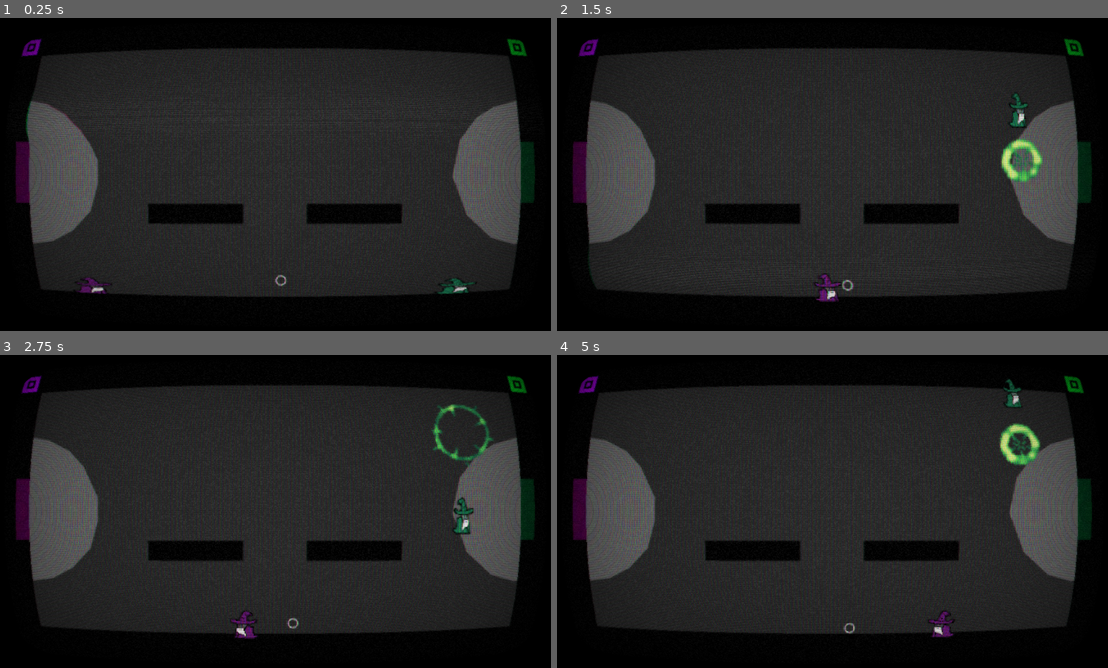
Above: before the commit, frames 1-4 (two rows, left to right).
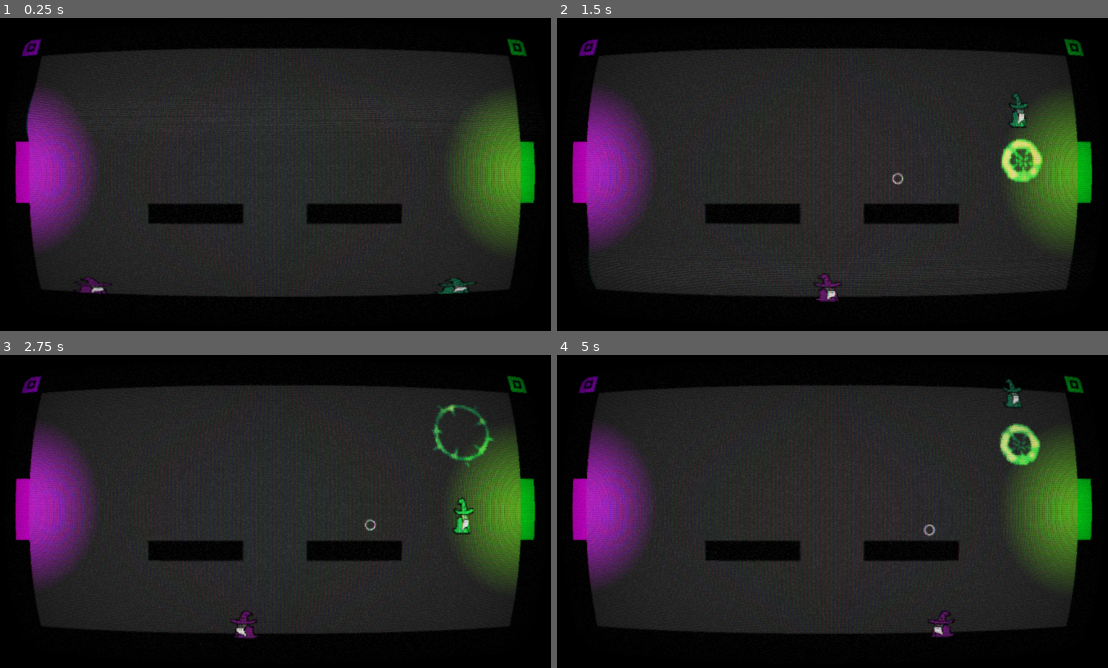
Above: after the commit, the same moments.

Repository: githubScratch/Death_Pong
Game: Godot game, scene res://ARENAS/arena.tscn
The game is run twice, just before and just after one commit, with the same random seed, the same clock (stepped at 60 frames per second) and the same inputs.
Inputs:
- Up to frame 1 (0.25 s): no input
- Up to frame 2 (1.5 s): hold D (right1) from 0.53 s (still down); tap Up (ui_up) at 0.6, 0.77, 1.07, 1.35 s
- Up to frame 3 (2.75 s): tap Up (ui_up) at 1.52, 1.82, 2.1 s; release D (right1) at 2.03 s; hold A (left1) from 2.03 s (still down)
- Up to frame 4 (5 s): release A (left1) at 2.78 s; hold D (right1) 2.78-4.28 s; tap Up (ui_up) at 2.85, 3.02, 3.32, 3.6, 3.77, 4.07, 4.35, 4.52, 4.82 s; hold A (left1) from 4.28 s (still down)

The runs differ from the first frame. In frame 1, 10% of the frame differs, in the area x 2-98%, y 23-86%; in frame 2, 10%; in frame 3, 10%; in frame 4, 10%, in the area x 2-98%, y 23-90%.

Commit message:
moving goals and goal glow

Diff:
--- a/ARENAS/arena.gd
+++ b/ARENAS/arena.gd
@@ -3,20 +3,40 @@
 var player1_score = 0
 var player2_score = 0
 @onready var hud: Node2D = $HUD
-@onready var ball: Node2D = $Ball
+#@onready var ball: Node2D = $Ball
+
+var current_instance: Node = null
+@export var instance_scene: PackedScene
 
 # Called when the node enters the scene tree for the first time.
 func _ready() -> void:
+	create_new_instance()
 	pass # Replace with function body.
 
 # Called every frame. 'delta' is the elapsed time since the previous frame.
 func _process(delta: float) -> void:
 	pass
 
+func create_new_instance():
+	# First, remove any existing instance
+	if is_instance_valid(current_instance):
+		current_instance.queue_free()
+		current_instance = null
+
+	# Check if scene is assigned using is_instance_valid
+	if is_instance_valid(instance_scene):
+		await get_tree().create_timer(0.5).timeout
+		var instance = instance_scene.instantiate()
+		instance.global_position = Vector2(576,320)
+		get_tree().current_scene.add_child(instance)
+		current_instance = instance
+
 func _on_goal_left_body_entered(body: Node2D) -> void:
 	if body.is_in_group("ball"):
 		player2_score += 1
 		hud.update_score(player1_score, player2_score)
+		await get_tree().create_timer(0.2).timeout
+		create_new_instance()
 		#emit_signal("goal_left_scored")
 		#reset_ball()
 
@@ -25,7 +45,8 @@
 	if body.is_in_group("ball"):
 		player1_score += 1
 		hud.update_score(player1_score, player2_score)
-
+		await get_tree().create_timer(0.2).timeout
+		create_new_instance()
 		#emit_signal("goal_right_scored")
 		#reset_ball()
 
--- a/ARENAS/arena.tscn
+++ b/ARENAS/arena.tscn
@@ -1,26 +1,27 @@
-[gd_scene load_steps=16 format=3 uid="uid://dgpeqxyiiriwx"]
+[gd_scene load_steps=17 format=3 uid="uid://dgpeqxyiiriwx"]
 
 [ext_resource type="Script" uid="uid://dg4utk7dcltn2" path="res://ARENAS/arena.gd" id="1_3ujay"]
 [ext_resource type="PackedScene" uid="uid://6pxseqnx1718" path="res://PLAYERS/wizard_1.tscn" id="1_4j1kj"]
 [ext_resource type="PackedScene" uid="uid://il58hnsuqbax" path="res://PLAYERS/wizard_2.tscn" id="2_uo83q"]
 [ext_resource type="PackedScene" uid="uid://y5oxfkoo8240" path="res://ARENAS/ball.tscn" id="3_uo83q"]
 [ext_resource type="PackedScene" uid="uid://cjh86iplxrtmc" path="res://MENUS/HUD.tscn" id="5_0fd2y"]
+[ext_resource type="Texture2D" uid="uid://cn2njurkxp3iq" path="res://ARENAS/2d_lights_and_shadows_neutral_point_light.webp" id="5_55po1"]
 [ext_resource type="Shader" uid="uid://c3fmb76te1444" path="res://ARENAS/VHS.gdshader" id="6_2udws"]
 
 [sub_resource type="RectangleShape2D" id="RectangleShape2D_444vf"]
 size = Vector2(1146, 67.25)
 
+[sub_resource type="CircleShape2D" id="CircleShape2D_2udws"]
+radius = 152.84
+
+[sub_resource type="RectangleShape2D" id="RectangleShape2D_3ujay"]
+size = Vector2(24, 128)
+
+[sub_resource type="RectangleShape2D" id="RectangleShape2D_0fd2y"]
+size = Vector2(24, 127.5)
+
 [sub_resource type="RectangleShape2D" id="RectangleShape2D_uo83q"]
 size = Vector2(192, 40)
-
-[sub_resource type="RectangleShape2D" id="RectangleShape2D_3ujay"]
-size = Vector2(32, 128)
-
-[sub_resource type="RectangleShape2D" id="RectangleShape2D_0fd2y"]
-size = Vector2(31, 127.5)
-
-[sub_resource type="CircleShape2D" id="CircleShape2D_2udws"]
-radius = 152.84
 
 [sub_resource type="ShaderMaterial" id="ShaderMaterial_55po1"]
 shader = ExtResource("6_2udws")
@@ -46,35 +47,6 @@
 shader_parameter/vignette_intensity = 0.4
 shader_parameter/vignette_opacity = 0.5
 
-[sub_resource type="Animation" id="Animation_2udws"]
-resource_name = "platforms"
-length = 14.0
-loop_mode = 1
-tracks/0/type = "value"
-tracks/0/imported = false
-tracks/0/enabled = true
-tracks/0/path = NodePath("Arena/Left_Plat:position")
-tracks/0/interp = 1
-tracks/0/loop_wrap = true
-tracks/0/keys = {
-"times": PackedFloat32Array(0, 2, 3.9, 5.86667, 7.9, 9.9, 10.9, 12.9, 13.9),
-"transitions": PackedFloat32Array(1, 1, 1, 1, 1, 1, 1, 1, 1),
-"update": 0,
-"values": [Vector2(320, 384), Vector2(320, 384), Vector2(128, 384), Vector2(128, 384), Vector2(320, 384), Vector2(320, 384), Vector2(384, 384), Vector2(384, 384), Vector2(320, 384)]
-}
-tracks/1/type = "value"
-tracks/1/imported = false
-tracks/1/enabled = true
-tracks/1/path = NodePath("Arena/Right_Plat:position")
-tracks/1/interp = 1
-tracks/1/loop_wrap = true
-tracks/1/keys = {
-"times": PackedFloat32Array(0, 2.03333, 3.9, 5.86667, 7.93333, 9.9, 10.9, 12.9, 13.9),
-"transitions": PackedFloat32Array(1, 1, 1, 1, 1, 1, 1, 1, 1),
-"update": 0,
-"values": [Vector2(640, 384), Vector2(640, 384), Vector2(832, 384), Vector2(832, 384), Vector2(640, 384), Vector2(640, 384), Vector2(576, 384), Vector2(576, 384), Vector2(640, 384)]
-}
-
 [sub_resource type="Animation" id="Animation_55po1"]
 length = 0.001
 tracks/0/type = "value"
@@ -101,6 +73,83 @@
 "update": 0,
 "values": [Vector2(640, 384)]
 }
+tracks/2/type = "value"
+tracks/2/imported = false
+tracks/2/enabled = true
+tracks/2/path = NodePath("Arena/walls/left:position")
+tracks/2/interp = 1
+tracks/2/loop_wrap = true
+tracks/2/keys = {
+"times": PackedFloat32Array(0),
+"transitions": PackedFloat32Array(1),
+"update": 0,
+"values": [Vector2(0, 0)]
+}
+tracks/3/type = "value"
+tracks/3/imported = false
+tracks/3/enabled = true
+tracks/3/path = NodePath("Arena/walls/right:position")
+tracks/3/interp = 1
+tracks/3/loop_wrap = true
+tracks/3/keys = {
+"times": PackedFloat32Array(0),
+"transitions": PackedFloat32Array(1),
+"update": 0,
+"values": [Vector2(0, 0)]
+}
+
+[sub_resource type="Animation" id="Animation_2udws"]
+resource_name = "platforms"
+length = 16.0
+loop_mode = 1
+tracks/0/type = "value"
+tracks/0/imported = false
+tracks/0/enabled = true
+tracks/0/path = NodePath("Arena/Left_Plat:position")
+tracks/0/interp = 1
+tracks/0/loop_wrap = true
+tracks/0/keys = {
+"times": PackedFloat32Array(0, 2, 3.9, 5.86667, 7.9, 9.9, 10.9, 12.9, 13.9),
+"transitions": PackedFloat32Array(1, 1, 1, 1, 1, 1, 1, 1, 1),
+"update": 0,
+"values": [Vector2(320, 384), Vector2(320, 384), Vector2(128, 384), Vector2(128, 384), Vector2(320, 384), Vector2(320, 384), Vector2(384, 384), Vector2(384, 384), Vector2(320, 384)]
+}
+tracks/1/type = "value"
+tracks/1/imported = false
+tracks/1/enabled = true
+tracks/1/path = NodePath("Arena/Right_Plat:position")
+tracks/1/interp = 1
+tracks/1/loop_wrap = true
+tracks/1/keys = {
+"times": PackedFloat32Array(0, 2.03333, 3.9, 5.86667, 7.93333, 9.9, 11.0333, 12.9, 13.9),
+"transitions": PackedFloat32Array(1, 1, 1, 1, 1, 1, 1, 1, 1),
+"update": 0,
+"values": [Vector2(640, 384), Vector2(640, 384), Vector2(832, 384), Vector2(832, 384), Vector2(640, 384), Vector2(640, 384), Vector2(576, 384), Vector2(576, 384), Vector2(640, 384)]
+}
+tracks/2/type = "value"
+tracks/2/imported = false
+tracks/2/enabled = true
+tracks/2/path = NodePath("Arena/walls/left:position")
+tracks/2/interp = 1
+tracks/2/loop_wrap = true
+tracks/2/keys = {
+"times": PackedFloat32Array(0.0333333, 2.03333, 3.96667, 5.9, 7.96667, 9.96667, 12.0667, 14.0333, 16.0333),
+"transitions": PackedFloat32Array(1, 1, 1, 1, 1, 1, 1, 1, 1),
+"update": 0,
+"values": [Vector2(0, 0), Vector2(0, 0), Vector2(0, -128), Vector2(0, -128), Vector2(0, 0), Vector2(0, 0), Vector2(0, 128), Vector2(0, 128), Vector2(0, -31.6372)]
+}
+tracks/3/type = "value"
+tracks/3/imported = false
+tracks/3/enabled = true
+tracks/3/path = NodePath("Arena/walls/right:position")
+tracks/3/interp = 1
+tracks/3/loop_wrap = true
+tracks/3/keys = {
+"times": PackedFloat32Array(0, 2.03333, 4, 5.93333, 7.93333, 9.96667, 12.0333, 14.0667),
+"transitions": PackedFloat32Array(1, 1, 1, 1, 1, 1, 1, 1),
+"update": 0,
+"values": [Vector2(0, 0), Vector2(0, 0), Vector2(0, -128), Vector2(0, -128), Vector2(0, 0), Vector2(0, 0), Vector2(0, 128), Vector2(0, 128)]
+}
 
 [sub_resource type="AnimationLibrary" id="AnimationLibrary_a13du"]
 _data = {
@@ -110,6 +159,7 @@
 
 [node name="Node2D" type="Node2D"]
 script = ExtResource("1_3ujay")
+instance_scene = ExtResource("3_uo83q")
 
 [node name="Arena" type="Node2D" parent="."]
 
@@ -129,14 +179,95 @@
 
 [node name="CollisionPolygon2D2" type="CollisionPolygon2D" parent="Arena/walls/right"]
 position = Vector2(1088, 0)
-polygon = PackedVector2Array(0, 0, 64, 0, 64, 640, 0, 640, 0, 384, 32, 384, 32, 256, 0, 256)
+polygon = PackedVector2Array(0, -448, 64, -448, 64, 1088, 0, 1088, 0, 384, 32, 384, 32, 256, 0, 256)
+
+[node name="ColorRect6" type="ColorRect" parent="Arena/walls/right"]
+offset_left = 1088.0
+offset_top = -448.0
+offset_right = 1152.0
+offset_bottom = 1088.0
+color = Color(0, 0, 0, 1)
+
+[node name="Zone_Right" type="Area2D" parent="Arena/walls/right"]
+collision_layer = 4
+collision_mask = 4
+
+[node name="CollisionShape2D2" type="CollisionShape2D" parent="Arena/walls/right/Zone_Right"]
+visible = false
+position = Vector2(1088, 320)
+shape = SubResource("CircleShape2D_2udws")
+
+[node name="Goal_Right" type="Area2D" parent="Arena/walls/right"]
+collision_layer = 4
+collision_mask = 4
+
+[node name="CollisionShape2D2" type="CollisionShape2D" parent="Arena/walls/right/Goal_Right"]
+position = Vector2(1108, 320)
+shape = SubResource("RectangleShape2D_3ujay")
+
+[node name="Polygon2D2" type="Polygon2D" parent="Arena/walls/right/Goal_Right"]
+visible = false
+z_index = -2
+position = Vector2(1024, 0)
+color = Color(1, 1, 1, 0.243137)
+polygon = PackedVector2Array(64, 168, 104, 176, 112, 464, 56, 472, 0, 456, -56, 408, -88, 328, -72, 256, -32, 208, 8, 184)
+
+[node name="greengoal" type="ColorRect" parent="Arena/walls/right/Goal_Right"]
+offset_left = 1088.0
+offset_top = 256.0
+offset_right = 1120.0
+offset_bottom = 384.0
+color = Color(0, 0.175341, 0.0765429, 1)
+
+[node name="PointLight2D" type="PointLight2D" parent="Arena/walls/right/Goal_Right"]
+z_index = 3
+position = Vector2(32, 312)
+color = Color(0.676316, 0.00118941, 0.801176, 1)
+energy = 10.0
+texture = ExtResource("5_55po1")
+texture_scale = 1.5
 
 [node name="left" type="StaticBody2D" parent="Arena/walls"]
 collision_layer = 2
 collision_mask = 7
 
+[node name="ColorRect5" type="ColorRect" parent="Arena/walls/left"]
+offset_top = -448.0
+offset_right = 64.0
+offset_bottom = 1088.0
+color = Color(0, 0, 0, 1)
+
 [node name="CollisionPolygon2D" type="CollisionPolygon2D" parent="Arena/walls/left"]
-polygon = PackedVector2Array(0, 0, 64, 0, 64, 256, 32, 256, 32, 384, 64, 384, 64, 640, 0, 640)
+polygon = PackedVector2Array(0, -448, 64, -448, 64, 256, 32, 256, 32, 384, 64, 384, 64, 1088, 0, 1088)
+
+[node name="Goal_Left" type="Area2D" parent="Arena/walls/left"]
+collision_layer = 4
+collision_mask = 4
+
+[node name="CollisionShape2D" type="CollisionShape2D" parent="Arena/walls/left/Goal_Left"]
+position = Vector2(44, 319.75)
+shape = SubResource("RectangleShape2D_0fd2y")
+
+[node name="Polygon2D" type="Polygon2D" parent="Arena/walls/left/Goal_Left"]
+visible = false
+z_index = -2
+color = Color(1, 1, 1, 0.243137)
+polygon = PackedVector2Array(64, 168, 104, 176, 152, 200, 184, 232, 216, 296, 216, 344, 200, 400, 160, 440, 112, 464, 56, 472, 0, 456, 8, 184)
+
+[node name="purpgoal" type="ColorRect" parent="Arena/walls/left/Goal_Left"]
+offset_left = 32.0
+offset_top = 256.0
+offset_right = 64.0
+offset_bottom = 384.0
+color = Color(0.256245, 2.1346e-05, 0.230627, 1)
+
+[node name="PointLight2D2" type="PointLight2D" parent="Arena/walls/left/Goal_Left"]
+z_index = 3
+position = Vector2(1104, 320)
+color = Color(0.218437, 0.520235, 0, 1)
+energy = 10.0
+texture = ExtResource("5_55po1")
+texture_scale = 1.5
 
 [node name="bottom" type="StaticBody2D" parent="Arena/walls"]
 position = Vector2(576, 609.625)
@@ -150,17 +281,6 @@
 offset_top = 576.0
 offset_right = 1152.0
 offset_bottom = 648.0
-color = Color(0, 0, 0, 1)
-
-[node name="ColorRect5" type="ColorRect" parent="Arena/walls"]
-offset_right = 64.0
-offset_bottom = 640.0
-color = Color(0, 0, 0, 1)
-
-[node name="ColorRect6" type="ColorRect" parent="Arena/walls"]
-offset_left = 1088.0
-offset_right = 1152.0
-offset_bottom = 640.0
 color = Color(0, 0, 0, 1)
 
 [node name="ColorRect7" type="ColorRect" parent="Arena/walls"]
@@ -182,6 +302,21 @@
 offset_bottom = 904.0
 color = Color(0, 0, 0, 1)
 
+[node name="Right_Plat" type="StaticBody2D" parent="Arena"]
+position = Vector2(640, 384)
+collision_layer = 2
+collision_mask = 7
+
+[node name="ColorRect9" type="ColorRect" parent="Arena/Right_Plat"]
+z_index = 1
+offset_right = 192.0
+offset_bottom = 40.0
+color = Color(0, 0, 0, 1)
+
+[node name="CollisionShape2D" type="CollisionShape2D" parent="Arena/Right_Plat"]
+position = Vector2(96, 20)
+shape = SubResource("RectangleShape2D_uo83q")
+
 [node name="Left_Plat" type="StaticBody2D" parent="Arena"]
 position = Vector2(320, 384)
 collision_layer = 2
@@ -197,74 +332,11 @@
 position = Vector2(96, 20)
 shape = SubResource("RectangleShape2D_uo83q")
 
-[node name="Right_Plat" type="StaticBody2D" parent="Arena"]
-position = Vector2(640, 384)
-collision_layer = 2
-collision_mask = 7
-
-[node name="ColorRect9" type="ColorRect" parent="Arena/Right_Plat"]
-z_index = 1
-offset_right = 192.0
-offset_bottom = 40.0
-color = Color(0, 0, 0, 1)
-
-[node name="CollisionShape2D" type="CollisionShape2D" parent="Arena/Right_Plat"]
-position = Vector2(96, 20)
-shape = SubResource("RectangleShape2D_uo83q")
-
 [node name="player1" parent="." instance=ExtResource("1_4j1kj")]
 position = Vector2(192, 568)
 
 [node name="player2" parent="." instance=ExtResource("2_uo83q")]
 position = Vector2(960, 568)
-
-[node name="Ball" parent="." instance=ExtResource("3_uo83q")]
-position = Vector2(576, 560)
-
-[node name="Goal_Right" type="Area2D" parent="."]
-collision_layer = 4
-collision_mask = 4
-
-[node name="CollisionShape2D2" type="CollisionShape2D" parent="Goal_Right"]
-position = Vector2(1104, 320)
-shape = SubResource("RectangleShape2D_3ujay")
-
-[node name="greengoal" type="ColorRect" parent="Goal_Right"]
-offset_left = 1088.0
-offset_top = 256.0
-offset_right = 1120.0
-offset_bottom = 384.0
-color = Color(0, 0.175341, 0.0765429, 1)
-
-[node name="Goal_Left" type="Area2D" parent="."]
-collision_layer = 4
-collision_mask = 4
-
-[node name="CollisionShape2D" type="CollisionShape2D" parent="Goal_Left"]
-position = Vector2(47.5, 319.75)
-shape = SubResource("RectangleShape2D_0fd2y")
-
-[node name="purpgoal" type="ColorRect" parent="Goal_Left"]
-offset_left = 32.0
-offset_top = 256.0
-offset_right = 64.0
-offset_bottom = 384.0
-color = Color(0.256245, 2.1346e-05, 0.230627, 1)
-
-[node name="Zone_Right" type="Area2D" parent="."]
-collision_layer = 4
-collision_mask = 4
-
-[node name="Polygon2D2" type="Polygon2D" parent="Zone_Right"]
-z_index = -2
-position = Vector2(1024, 0)
-color = Color(1, 1, 1, 0.243137)
-polygon = PackedVector2Array(64, 168, 104, 176, 112, 464, 56, 472, 0, 456, -56, 408, -88, 328, -72, 256, -32, 208, 8, 184)
-
-[node name="CollisionShape2D2" type="CollisionShape2D" parent="Zone_Right"]
-visible = false
-position = Vector2(1088, 320)
-shape = SubResource("CircleShape2D_2udws")
 
 [node name="Zone_Left" type="Area2D" parent="."]
 collision_layer = 4
@@ -274,11 +346,6 @@
 visible = false
 position = Vector2(64, 320)
 shape = SubResource("CircleShape2D_2udws")
-
-[node name="Polygon2D" type="Polygon2D" parent="Zone_Left"]
-z_index = -2
-color = Color(1, 1, 1, 0.243137)
-polygon = PackedVector2Array(64, 168, 104, 176, 152, 200, 184, 232, 216, 296, 216, 344, 200, 400, 160, 440, 112, 464, 56, 472, 0, 456, 8, 184)
 
 [node name="HUD" parent="." instance=ExtResource("5_0fd2y")]
 
@@ -299,9 +366,9 @@
 autoplay = "platforms"
 speed_scale = 0.25
 
-[connection signal="body_entered" from="Goal_Right" to="." method="_on_goal_right_body_entered"]
-[connection signal="body_entered" from="Goal_Left" to="." method="_on_goal_left_body_entered"]
-[connection signal="body_entered" from="Zone_Right" to="." method="_on_zone_right_body_entered"]
-[connection signal="body_exited" from="Zone_Right" to="." method="_on_zone_right_body_exited"]
+[connection signal="body_entered" from="Arena/walls/right/Zone_Right" to="." method="_on_zone_right_body_entered"]
+[connection signal="body_exited" from="Arena/walls/right/Zone_Right" to="." method="_on_zone_right_body_exited"]
+[connection signal="body_entered" from="Arena/walls/right/Goal_Right" to="." method="_on_goal_right_body_entered"]
+[connection signal="body_entered" from="Arena/walls/left/Goal_Left" to="." method="_on_goal_left_body_entered"]
 [connection signal="body_entered" from="Zone_Left" to="." method="_on_zone_left_body_entered"]
 [connection signal="body_exited" from="Zone_Left" to="." method="_on_zone_left_body_exited"]
--- /dev/null
+++ b/MENUS/menu.gd
@@ -0,0 +1,23 @@
+extends Node2D
+
+
+# Called when the node enters the scene tree for the first time.
+func _ready() -> void:
+	pass # Replace with function body.
+
+
+# Called every frame. 'delta' is the elapsed time since the previous frame.
+func _process(delta: float) -> void:
+	pass
+
+
+func _on_begin_pressed() -> void:
+	pass # Replace with function body.
+
+
+func _on_options_pressed() -> void:
+	pass # Replace with function body.
+
+
+func _on_quit_pressed() -> void:
+	pass # Replace with function body.
--- a/MENUS/menu.tscn
+++ b/MENUS/menu.tscn
@@ -1,23 +1,57 @@
-[gd_scene load_steps=2 format=3 uid="uid://bqr4juerdkoda"]
+[gd_scene load_steps=3 format=3 uid="uid://bqr4juerdkoda"]
 
+[ext_resource type="Script" uid="uid://b63xq1g8gmrrf" path="res://MENUS/menu.gd" id="1_8iini"]
 [ext_resource type="FontFile" uid="uid://dg8i0skfgpb02" path="res://SPRITES/Vermin Vibes 1989.ttf" id="1_lti8b"]
 
 [node name="Node2D" type="Node2D"]
+script = ExtResource("1_8iini")
 
 [node name="CenterContainer" type="CenterContainer" parent="."]
 offset_right = 1152.0
 offset_bottom = 648.0
 
-[node name="Label" type="Label" parent="CenterContainer"]
+[node name="VBoxContainer" type="VBoxContainer" parent="CenterContainer"]
+layout_mode = 2
+
+[node name="Label" type="Label" parent="CenterContainer/VBoxContainer"]
 z_index = 1
 layout_mode = 2
 theme_override_colors/font_color = Color(1, 1, 1, 1)
 theme_override_fonts/font = ExtResource("1_lti8b")
 theme_override_font_sizes/font_size = 140
-text = "WIZARD
-     BALLS"
+text = "WIZARDS'
+      BALLS"
+
+[node name="Begin" type="Button" parent="CenterContainer/VBoxContainer"]
+z_index = 1
+layout_mode = 2
+theme_override_colors/font_color = Color(1, 1, 1, 1)
+theme_override_fonts/font = ExtResource("1_lti8b")
+theme_override_font_sizes/font_size = 40
+text = "START"
+
+[node name="Options" type="Button" parent="CenterContainer/VBoxContainer"]
+z_index = 1
+layout_mode = 2
+theme_override_colors/font_color = Color(1, 1, 1, 1)
+theme_override_fonts/font = ExtResource("1_lti8b")
+theme_override_font_sizes/font_size = 40
+text = "OPTIONS
+"
+
+[node name="Quit" type="Button" parent="CenterContainer/VBoxContainer"]
+z_index = 1
+layout_mode = 2
+theme_override_colors/font_color = Color(1, 1, 1, 1)
+theme_override_fonts/font = ExtResource("1_lti8b")
+theme_override_font_sizes/font_size = 40
+text = "QUIT"
 
 [node name="ColorRect" type="ColorRect" parent="."]
 offset_right = 1152.0
 offset_bottom = 648.0
 color = Color(0, 0, 0, 1)
+
+[connection signal="pressed" from="CenterContainer/VBoxContainer/Begin" to="." method="_on_begin_pressed"]
+[connection signal="pressed" from="CenterContainer/VBoxContainer/Options" to="." method="_on_options_pressed"]
+[connection signal="pressed" from="CenterContainer/VBoxContainer/Quit" to="." method="_on_quit_pressed"]
Binary file added: ARENAS/2d_lights_and_shadows_neutral_point_light.webp
Not shown, added: ARENAS/2d_lights_and_shadows_neutral_point_light.webp.import
Not shown, added: MENUS/menu.gd.uid
